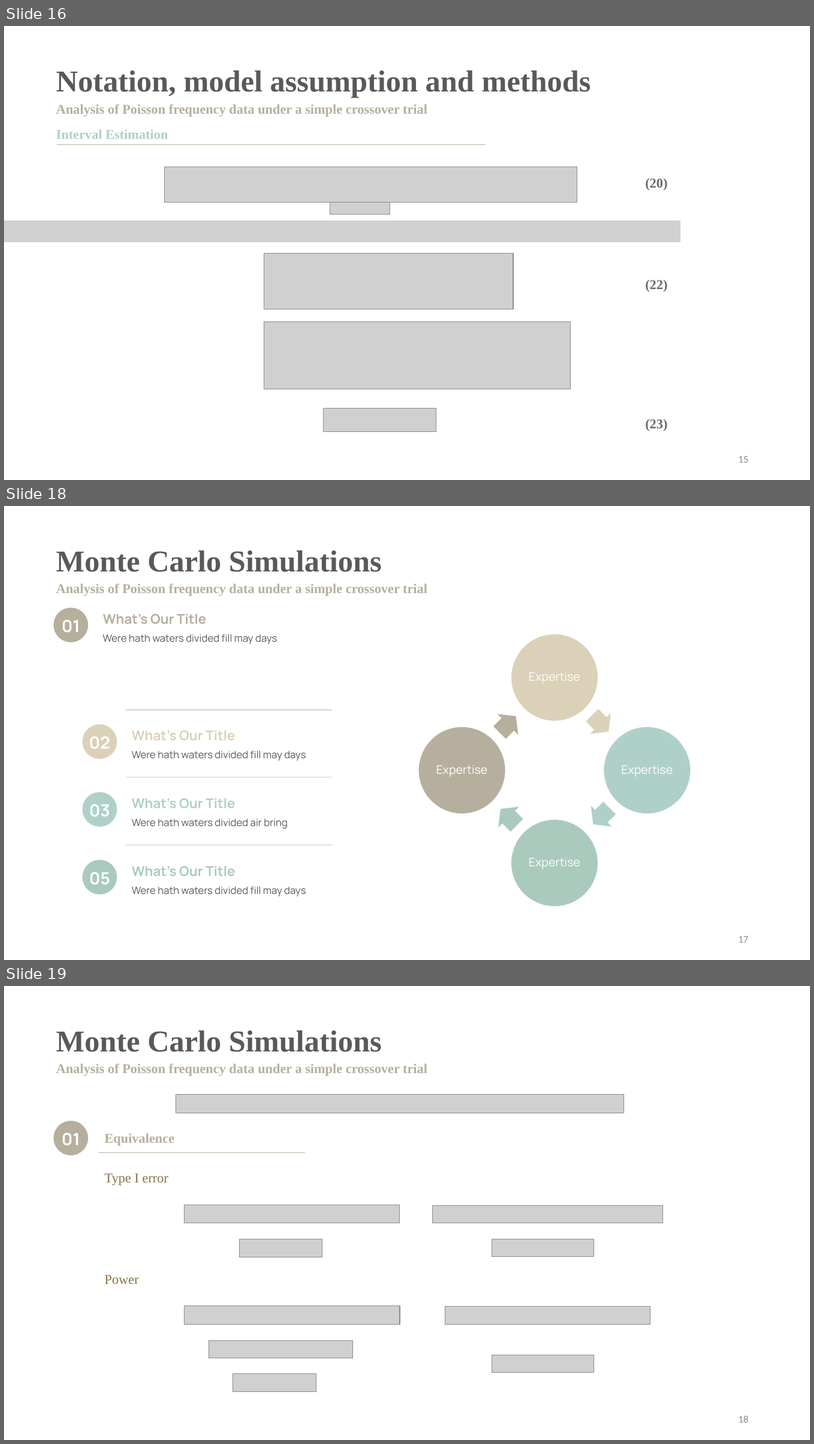
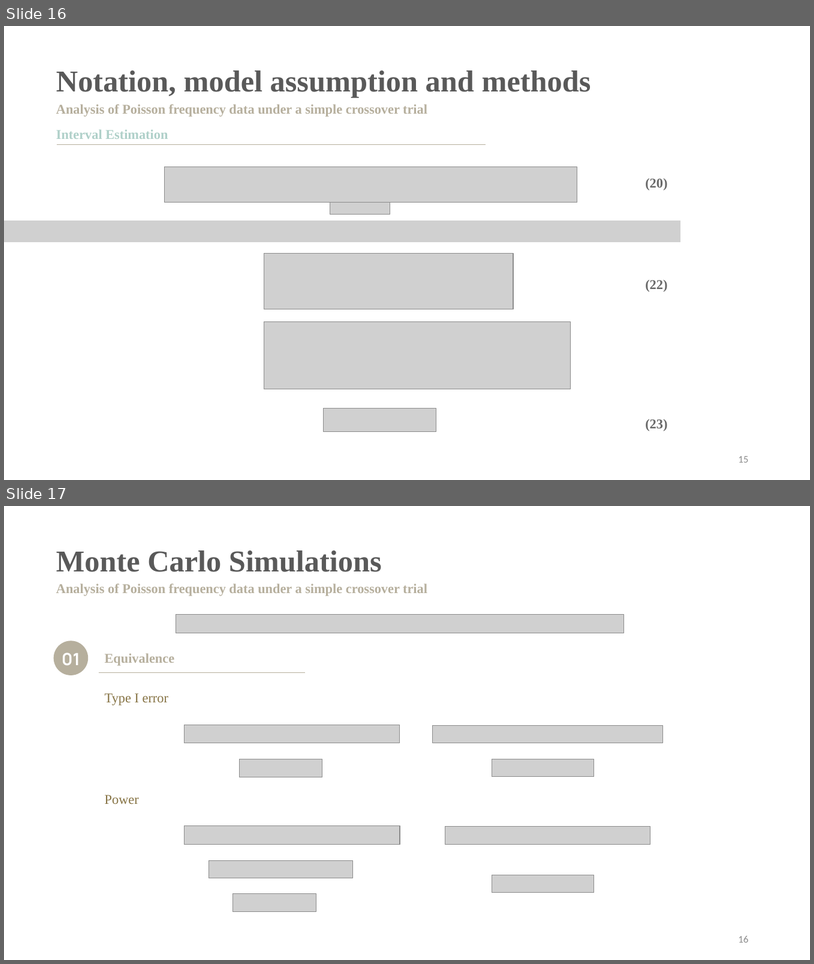
Before and after one commit to SharonLiu716/Study_CrossoverDesign, a slide deck: Seminar.pptx. Shown one above the other, each under a label of ours: slides 16, 18 and 19 before the commit, slides 16 and 17 after it; the slides between them are not shown. The pictures are 814x1444 and 814x964 pixels, drawn with LibreOffice and Linux fonts; fonts in the diff are those of the drawing; grey boxes stand for pictures. Boxes give left, top, right and bottom in pixels: in the first picture for what was removed or moved away, otherwise in the second. Text is boxed around its words. In the diff, an @@ line names an element or a change of style, - is before the commit and + after.

```diff
--- a/Seminar.pptx
+++ b/Seminar.pptx
@@ slide 18 removed at box(4, 506, 810, 960), background #FFFFFF @@
@@ text removed at box(56, 550, 382, 572) @@
-Monte Carlo Simulations
@@ text removed at box(56, 583, 428, 596) @@
-Analysis of Poisson frequency data under a simple crossover trial
@@ group removed at box(54, 607, 277, 644): 3 texts, 1 ellipse @@
-Were hath waters divided fill may days
-What’s Our Title
-01
@@ line removed from (126, 709) to (332, 709) @@
@@ group removed at box(419, 634, 691, 906): 4 ellipses, 4 texts, 4 right arrows @@
-Expertise
-Expertise
-Expertise
-Expertise
@@ group removed at box(83, 724, 306, 760): 3 texts, 1 ellipse @@
-Were hath waters divided fill may days
-What’s Our Title
-02
@@ line removed from (126, 777) to (332, 777) @@
@@ group removed at box(83, 792, 288, 829): 3 texts, 1 ellipse @@
-What’s Our Title
-Were hath waters divided air bring
-03
@@ line removed from (126, 845) to (332, 845) @@
@@ group removed at box(83, 859, 306, 896): 3 texts, 1 ellipse @@
-Were hath waters divided fill may days
-What’s Our Title
-05
@@ page number removed at box(738, 936, 749, 942) @@
-17
@@ what was slide 19 is now slide 17 @@
@@ page number at box(738, 936, 749, 942): text changed @@
-18
+16
```
Also in this commit, not shown: 1 other slide removed, 7 other files.
